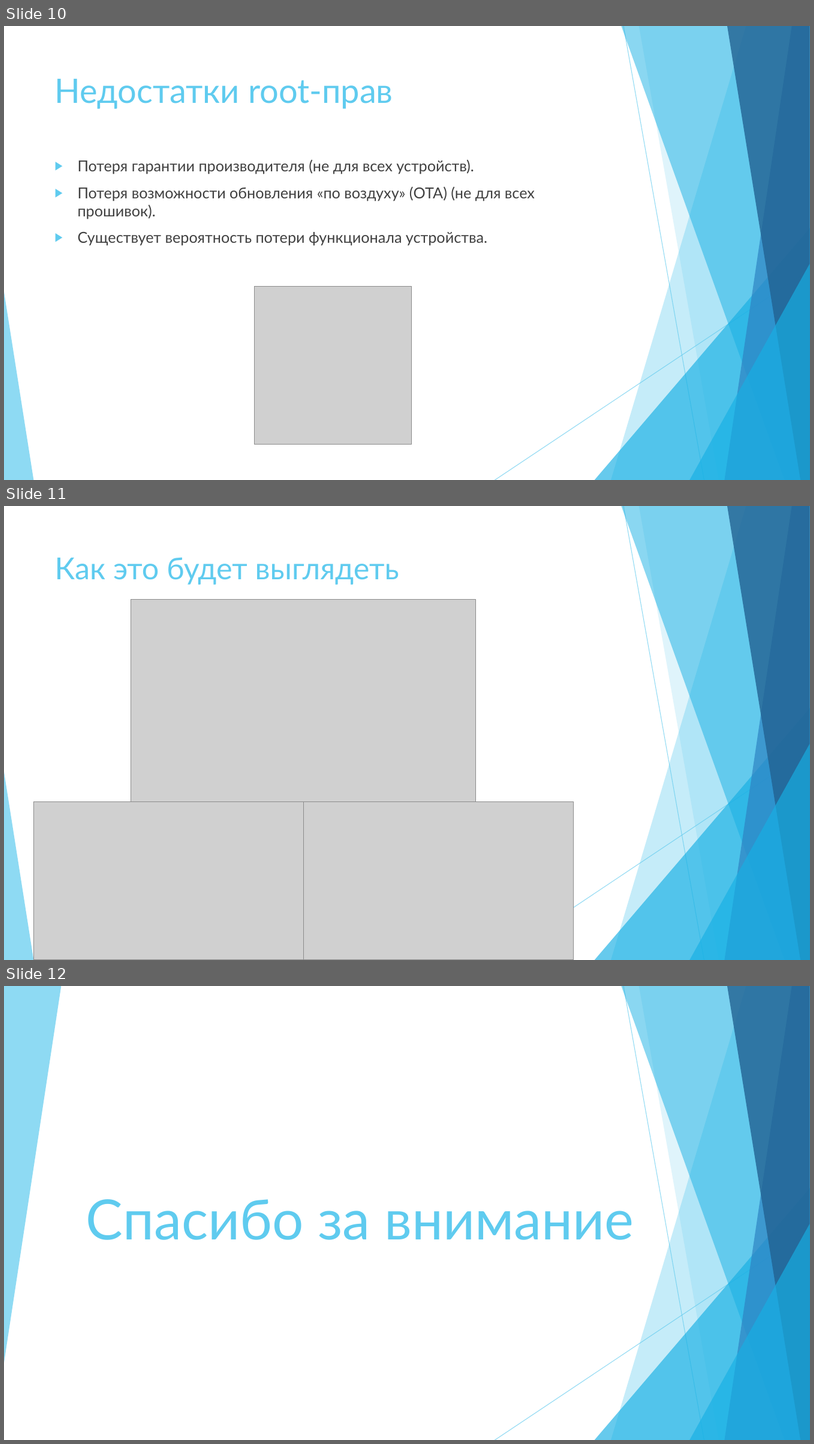
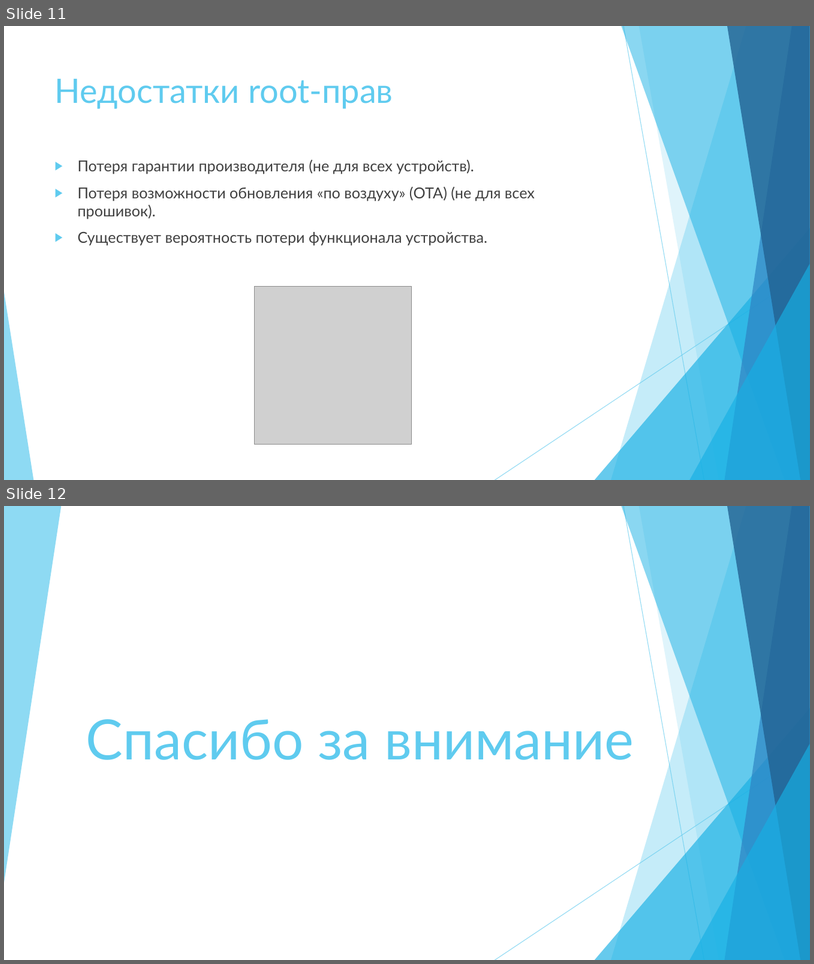
Before and after one commit to SavaLione/Radix, a slide deck: assets/architecture/Radix.pptx. Shown one above the other, each under a label of ours: slides 10, 11 and 12 before the commit, slides 11 and 12 after it. The pictures are 814x1444 and 814x964 pixels, drawn with LibreOffice and Linux fonts; fonts in the diff are those of the drawing; grey boxes stand for pictures. Boxes give left, top, right and bottom in pixels: in the first picture for what was removed or moved away, otherwise in the second. Text is boxed around its words. In the diff, an @@ line names an element or a change of style, - is before the commit and + after.

```diff
--- a/assets/architecture/Radix.pptx
+++ b/assets/architecture/Radix.pptx
@@ slide 11 removed at [4, 506, 810, 960], background #FFFFFF; not listed: 10 template elements that a slide beside it also shows @@
@@ title removed at [55, 557, 399, 585] @@
-Как это будет выглядеть
@@ picture removed at [131, 600, 476, 802] @@
@@ picture removed at [33, 802, 303, 960] @@
@@ picture removed at [303, 802, 574, 960] @@
@@ what was slide 10 is now slide 11 @@
```
Also in this commit, not shown: 1 slide changed, 1 slide added.
